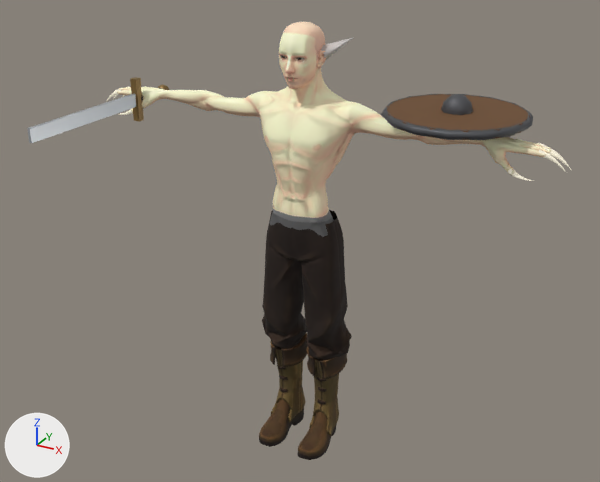
Before and after pictures for a commit that changed the glTF model src/animations/013-d2-character/assets/kit-nosferatu.glb.
Both versions are drawn from a 50 mm lens placed at (1.484, -2.71, 2.298), pointed at (0.04, -0.084, 0.985). Arrows for +X, +Y and +Z are at lower left; the lights stay in place. The older version comes first.

Names of what the first picture shows: 'body_Male_Peasant_Feet', 'body_Male_Peasant_Legs', 'body_SuperHero_Male', 'head_bits', 'item_shield', 'item_sword' and 2 more.
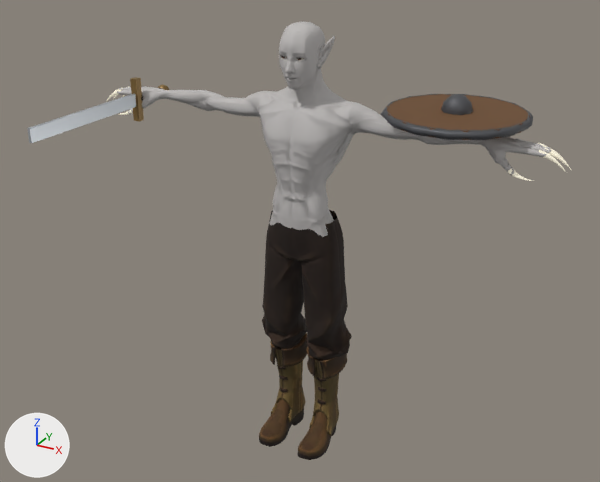
Edits to the bpy script that builds the scene:
```text
Change mat_skin_001:
    remove # nodes: BsdfPrincipled, Math, Mix, NormalMap, OutputMaterial, SeparateColor, TexImage x3, VertexColor
    remove # uses the picture img_t_superhero_male_dark
    nodes: BsdfPrincipled, Math, Mix, NormalMap, OutputMaterial, SeparateColor, TexImage x2, VertexColor
    colours: grey #bcb8b6, mixed with the vertex colours
Remove ob_head_bits:
    ob_head_bits = bpy.data.objects.new('head_bits', me_head_bits)
    ob_head_bits.location = (0.0, 0.0, 0.0)
```

Location of each change, [x1, y1, x2, y2] in pixels of the pictures (600 x 482 px):
'body_SuperHero_Male', surface changed: [117, 22, 551, 237] in both
'head_bits', deleted: before [283, 31, 354, 82]
    faces in mat_nos_skin (light grey #cfc9c6): [283, 31, 354, 60]
